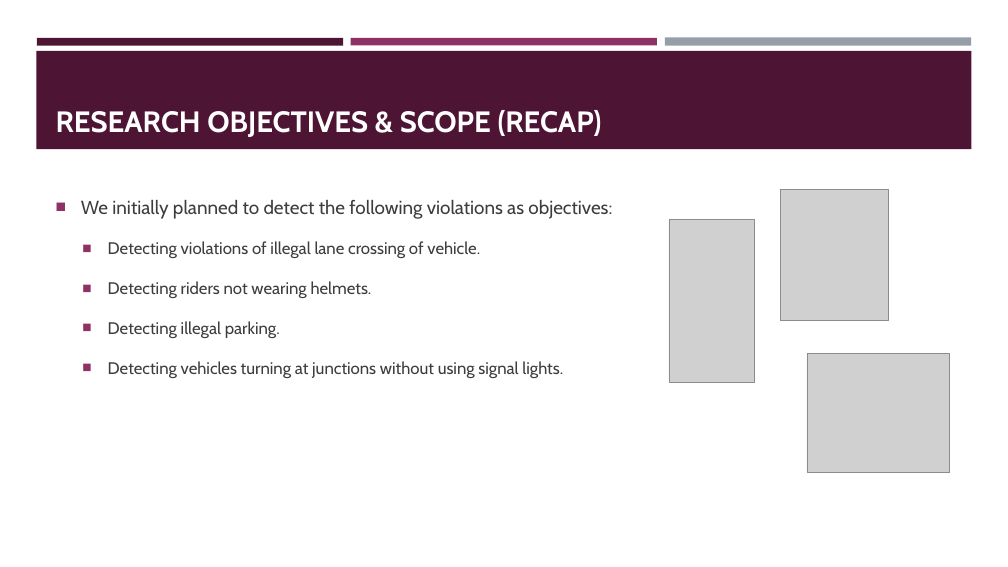
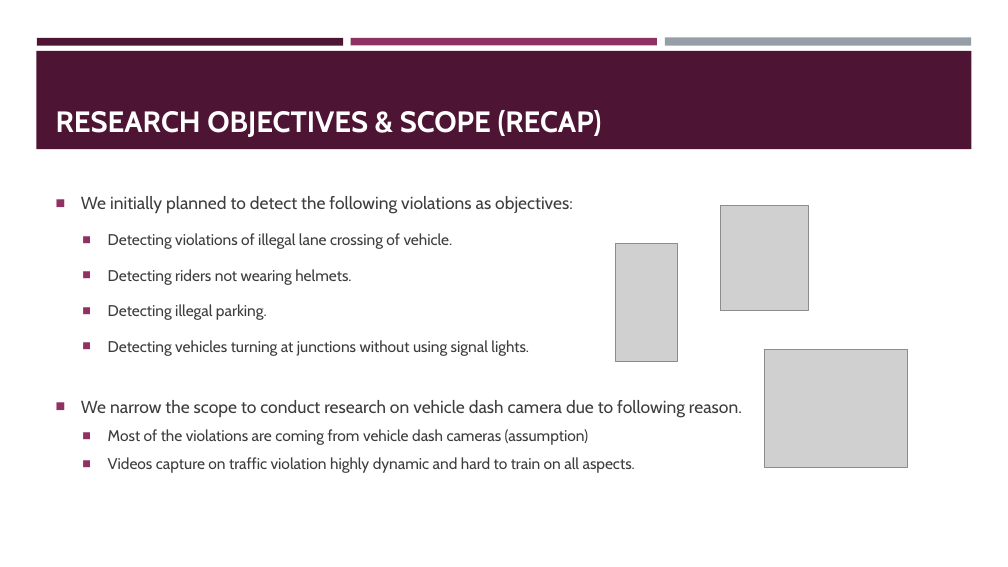
Before and after one commit to prageethmadhu/LVLane, a slide deck: slide 3 of DEMO/progress_report.pptx. Drawn at 1008x567 pixels with LibreOffice and Linux fonts; fonts in the diff are those of the drawing; grey boxes stand for pictures. Boxes give left, top, right and bottom in pixels: in the first picture for what was removed or moved away, otherwise in the second. Text is boxed around its words. In the diff, an @@ line names an element or a change of style, - is before the commit and + after.

```diff
--- a/DEMO/progress_report.pptx
+++ b/DEMO/progress_report.pptx
@@ text at box(81, 196, 573, 356): size 18 to 16.6 pt in "We initially planned to detect the following ..."; size 16 to 14.8 pt in "Detecting violations of illegal lane crossing of ...", "Detecting riders not wearing helmets.", "Detecting illegal parking.", "Detecting vehicles turning at junctions without using ..."; line spacing 1.5 to 1.4 @@
@@ picture: place and size @@
-picture at box(780, 190, 889, 321)
+picture at box(721, 205, 808, 311)
@@ picture: place and size @@
-picture at box(669, 219, 755, 383)
+picture at box(616, 243, 678, 361)
@@ picture: place and size @@
-picture at box(807, 354, 950, 473)
+picture at box(765, 349, 907, 468)
@@ text at box(81, 400, 742, 473): paragraphs added @@
+■ We narrow the scope to conduct research on vehicle dash camera due to following reason.
+  ■ Most of the violations are coming from vehicle dash cameras (assumption)
+  ■ Videos capture on traffic violation highly dynamic and hard to train on all aspects.
```
Also in this commit, not shown: 5 other slides changed, 1 slide removed.
